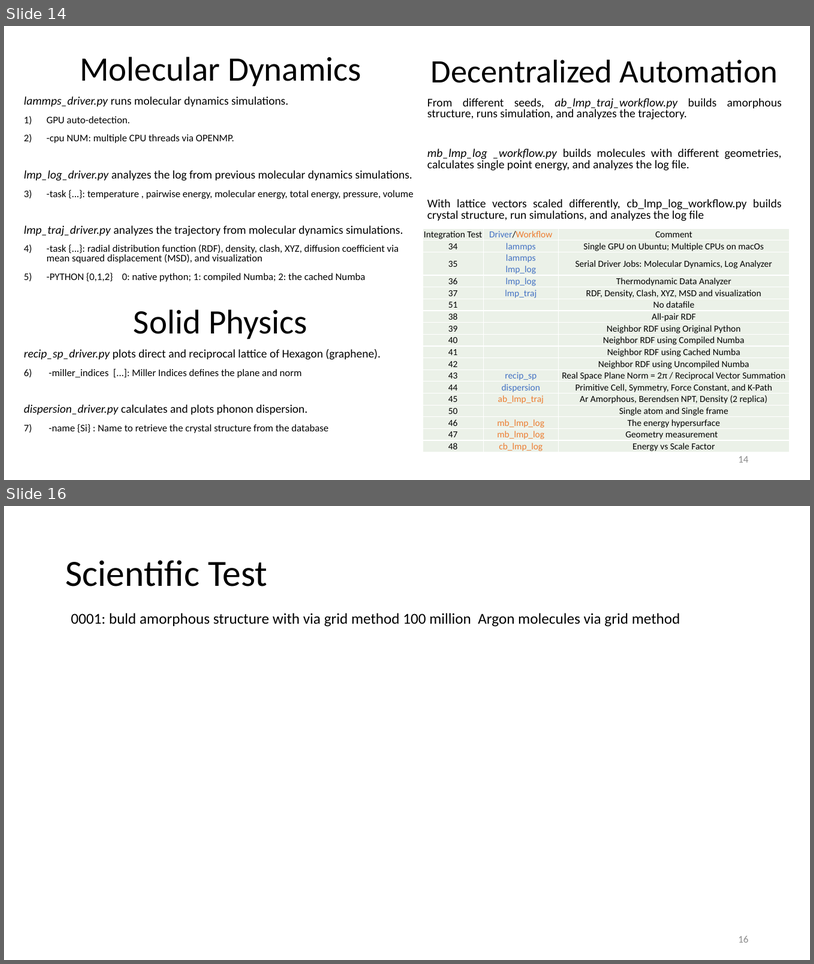
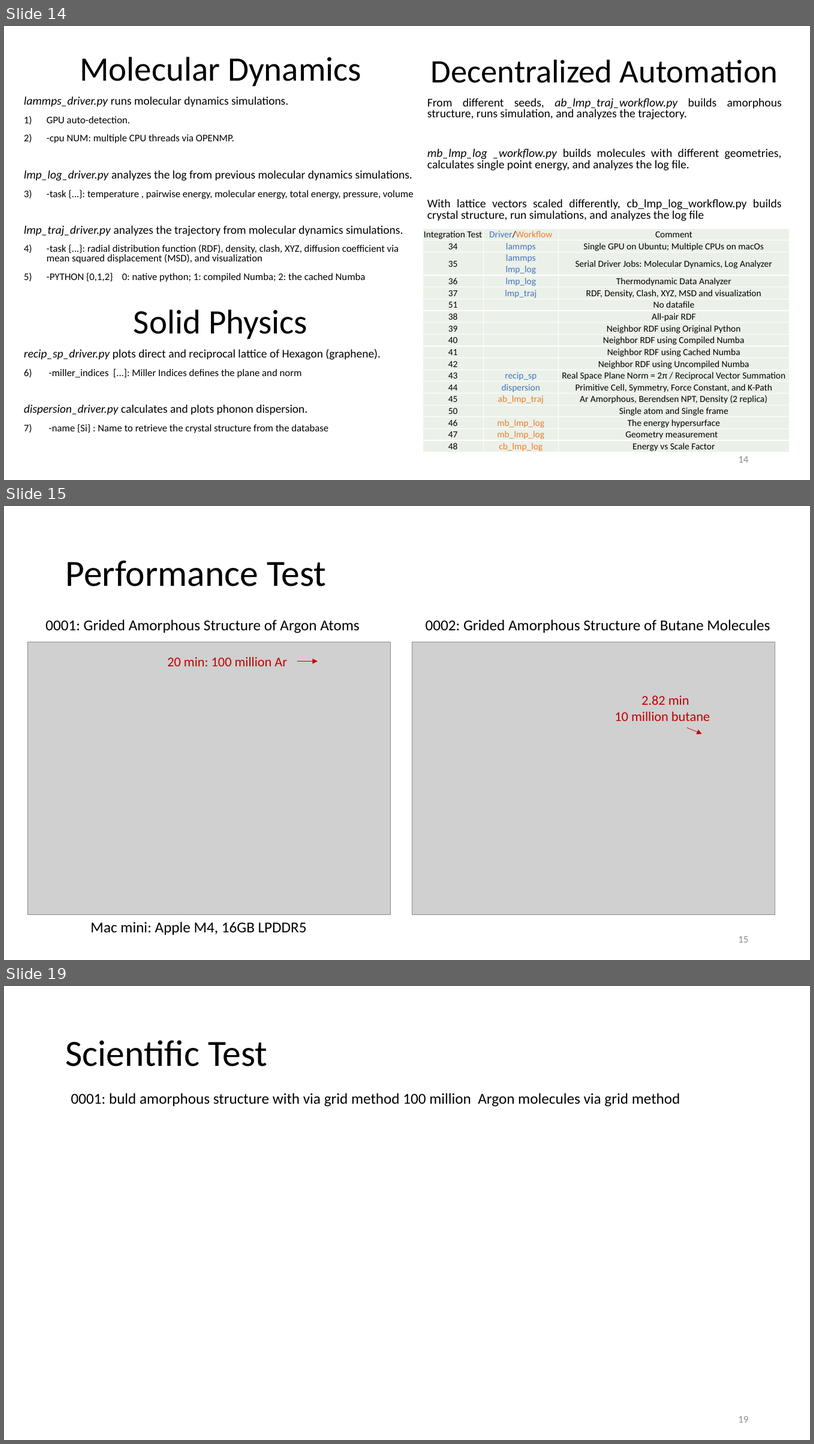
Before and after one commit to zhteg4pvt/nemd, a slide deck: docs/power_point/nemd.pptx. Shown one above the other, each under a label of ours: slides 14 and 16 before the commit, slides 14, 15 and 19 after it; the slides between them are not shown. The pictures are 814x964 and 814x1444 pixels, drawn with LibreOffice and Linux fonts; fonts in the diff are those of the drawing; grey boxes stand for pictures. Boxes give left, top, right and bottom in pixels: in the first picture for what was removed or moved away, otherwise in the second. Text is boxed around its words. In the diff, an @@ line names an element or a change of style, - is before the commit and + after.

```diff
--- a/docs/power_point/nemd.pptx
+++ b/docs/power_point/nemd.pptx
@@ slide 15 added at (x1=4, y1=506, x2=810, y2=960), background #FFFFFF @@
@@ title added at (x1=65, y1=560, x2=326, y2=586), 44 pt, text #000000 @@
+Performance Test
@@ text added at (x1=45, y1=619, x2=359, y2=633), 18 pt, text #000000 @@
+0001: Grided Amorphous Structure of Argon Atoms
@@ text added at (x1=426, y1=619, x2=770, y2=633), 18 pt, text #000000 @@
+0002: Grided Amorphous Structure of Butane Molecules
@@ picture added at (x1=28, y1=642, x2=391, y2=915) @@
@@ picture added at (x1=413, y1=642, x2=776, y2=915) @@
@@ text added at (x1=167, y1=657, x2=287, y2=666), 16 pt, text #C00000 @@
+20 min: 100 million Ar
@@ arrow added from (298, 661) to (318, 661), #C00000 0.5 pt @@
@@ text added at (x1=615, y1=695, x2=710, y2=721), 16 pt, text #C00000 @@
+2.82 min
+10 million butane
@@ arrow added from (687, 727) to (702, 733), #C00000 0.5 pt @@
@@ text added at (x1=90, y1=921, x2=307, y2=934), 18 pt, text #000000 @@
+Mac mini: Apple M4, 16GB LPDDR5
@@ page number added at (x1=738, y1=936, x2=749, y2=942), 12 pt, text #8C8C8C @@
+15
@@ what was slide 16 is now slide 19 @@
@@ page number at (x1=738, y1=1416, x2=749, y2=1422): text changed @@
-16
+19
```
Also in this commit, not shown: 3 other slides added, 1 slide removed.
